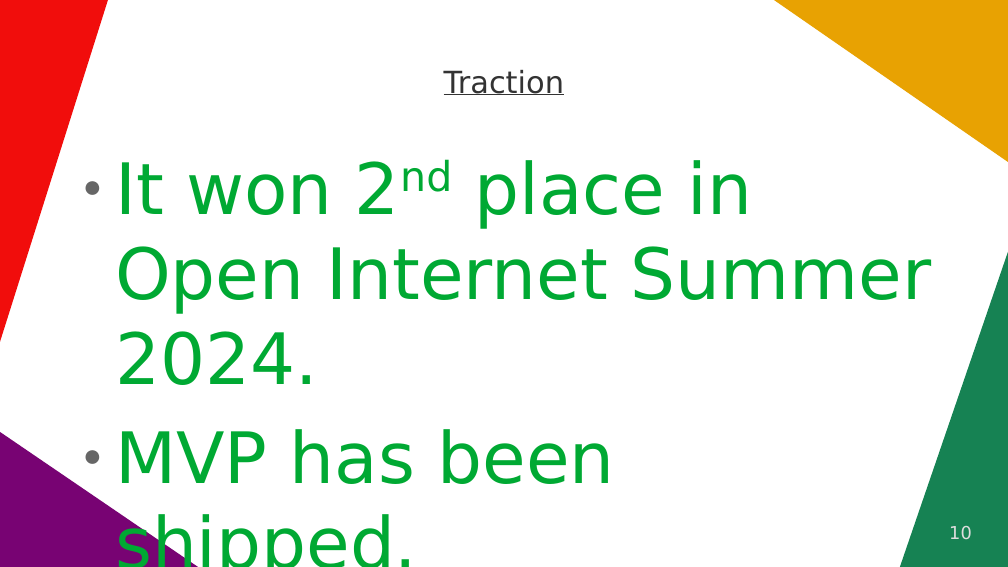
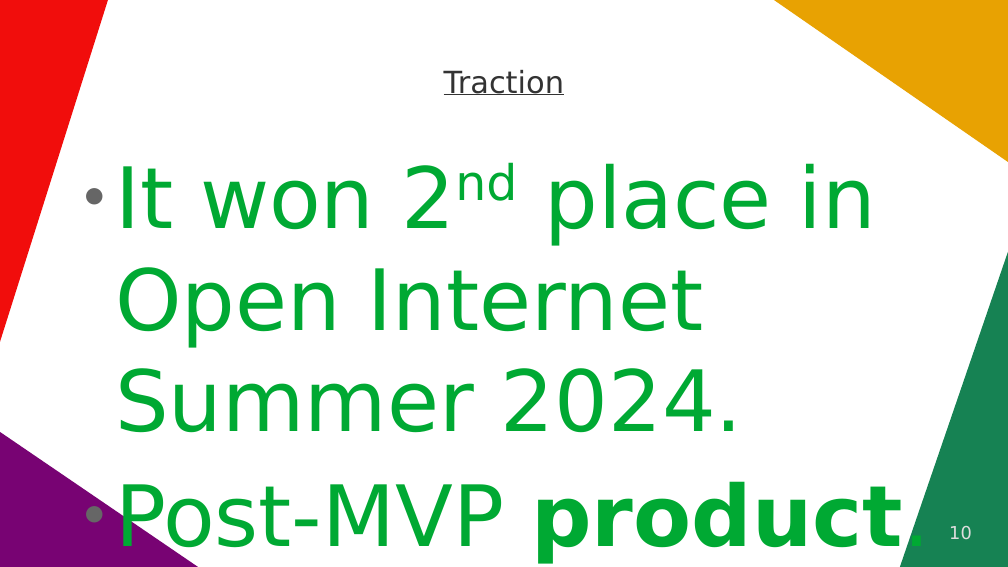
Before and after one commit to vporton/icp-package-manager, a slide deck: slide 10 of docs/short-pitchdeck.odp. Drawn at 1008x567 pixels with LibreOffice and Linux fonts; fonts in the diff are those of the drawing. Boxes give left, top, right and bottom in pixels: in the first picture for what was removed or moved away, otherwise in the second. Text is boxed around its words. In the diff, an @@ line names an element or a change of style, - is before the commit and + after.

```diff
--- a/docs/short-pitchdeck.odp
+++ b/docs/short-pitchdeck.odp
@@ text at <box>115,163,876,433</box>: size 55.8 to 66.6 pt in "It won 2nd place in Open Internet ..." @@
@@ text at <box>115,481,929,563</box>: text changed; size 55.8 to 66.6 pt @@
-● MVP has been shipped.
+● Post-MVP product.
```
Also in this commit, not shown: 2 other slides changed, 7 other files.
